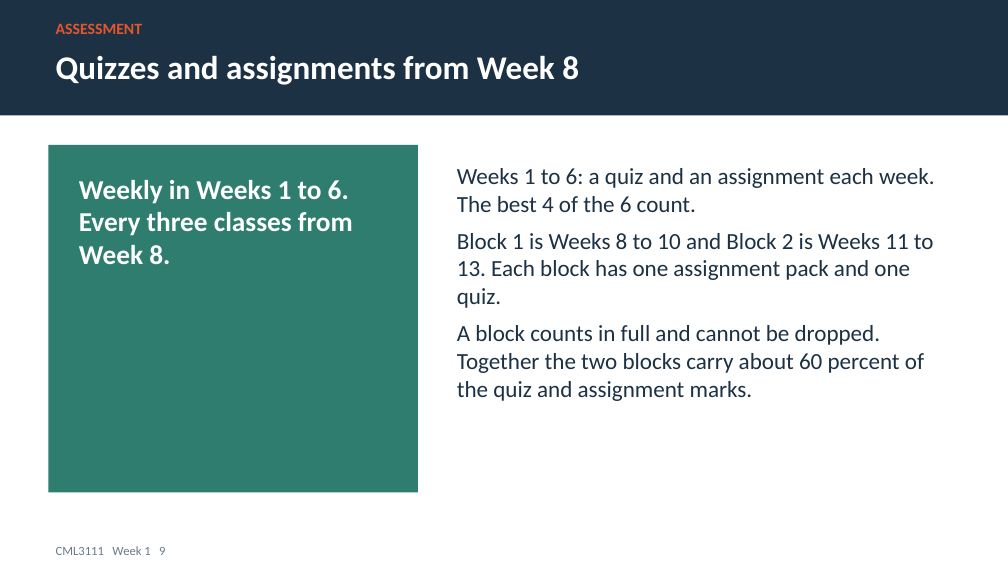
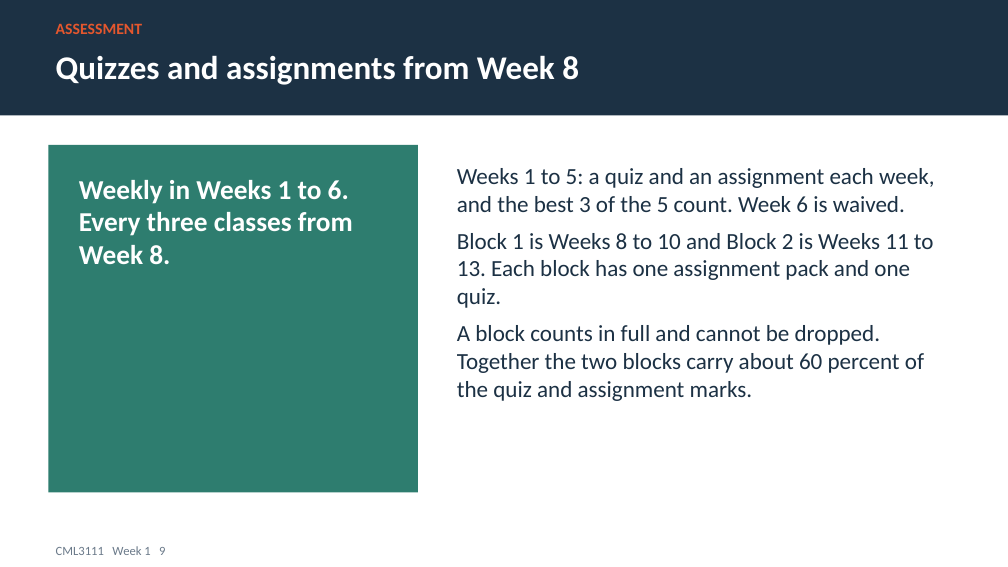
Before and after one commit to Jotham566/teaching-material, a slide deck: slide 9 of IUEA_Teaching_Plan/decks/CML3111_Week01_Engineering.pptx. Drawn at 1008x567 pixels with LibreOffice and Linux fonts; fonts in the diff are those of the drawing. Boxes give left, top, right and bottom in pixels: in the first picture for what was removed or moved away, otherwise in the second. Text is boxed around its words. In the diff, an @@ line names an element or a change of style, - is before the commit and + after.

Commit message:
docs: update Week 1 decks

```diff
--- a/IUEA_Teaching_Plan/decks/CML3111_Week01_Engineering.pptx
+++ b/IUEA_Teaching_Plan/decks/CML3111_Week01_Engineering.pptx
@@ text at [457, 168, 934, 212]: text changed @@
-Weeks 1 to 6: a quiz and an assignment each week. The best 4 of the 6 count.
+Weeks 1 to 5: a quiz and an assignment each week, and the best 3 of the 5 count. Week 6 is waived.
```
Also in this commit, not shown: 2 other files.
